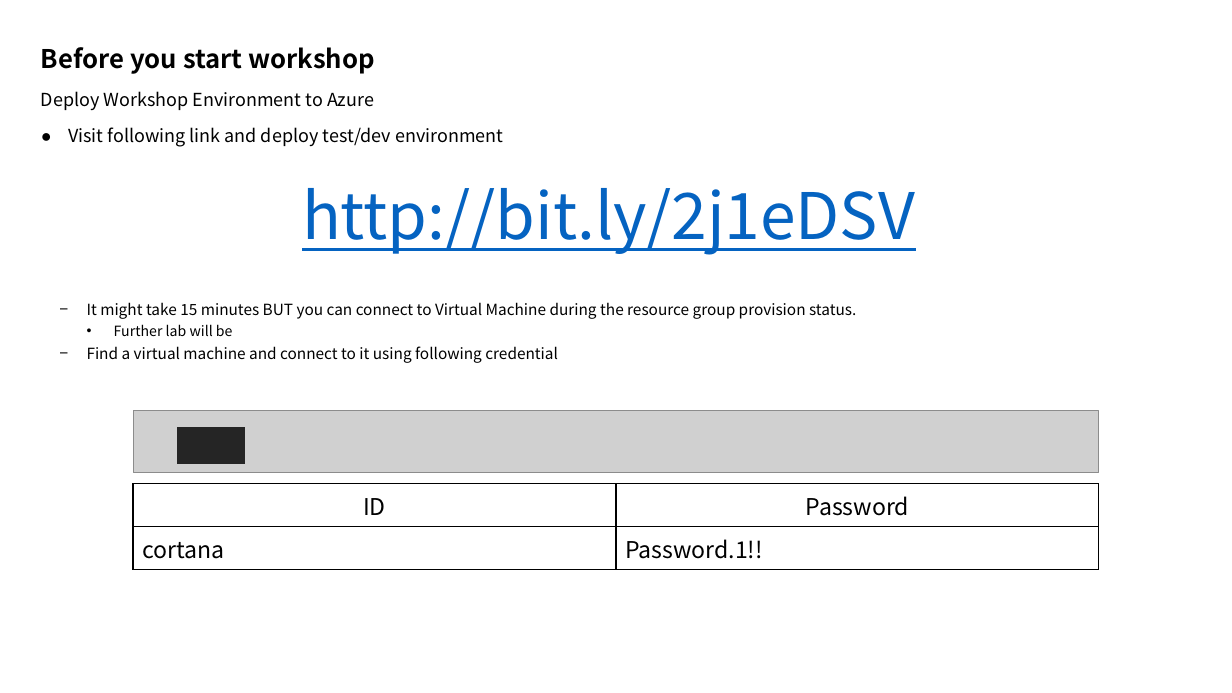
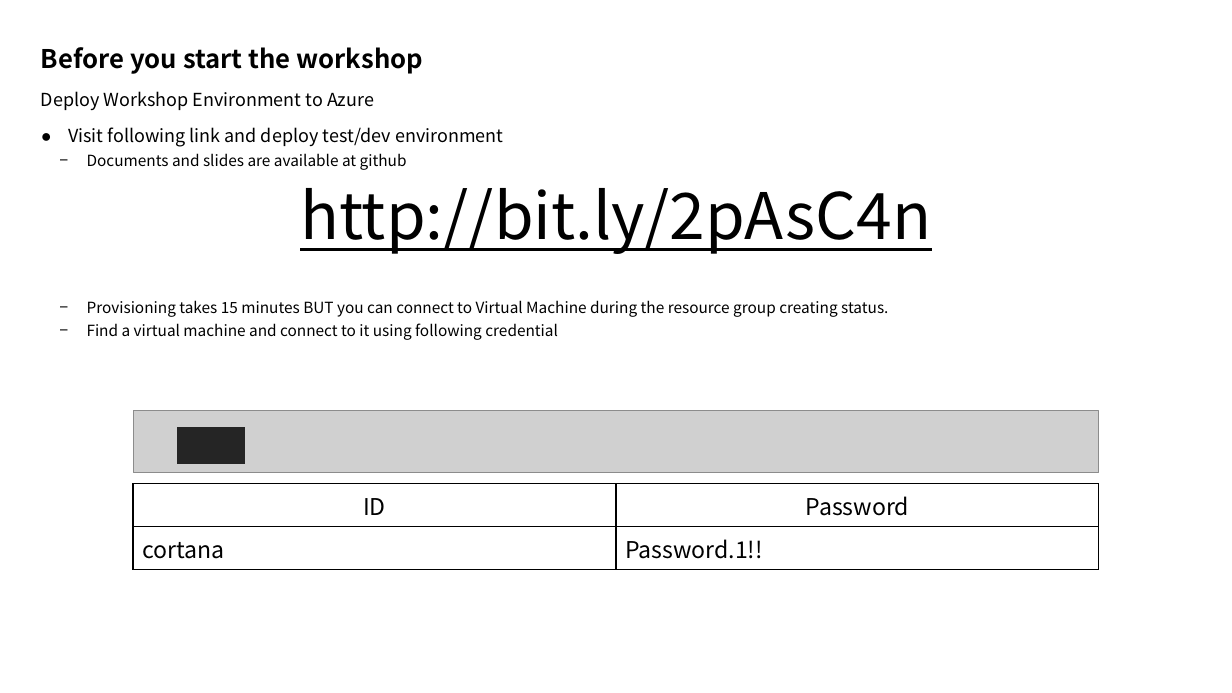
Before and after one commit to xlegend1024/CortanaIntelligenceSuiteWorkshopManual2Hrlong, a slide deck: slide 4 of Download/1. Worksop Scenario Overview.pptx. Drawn at 1232x693 pixels with LibreOffice and Linux fonts; fonts in the diff are those of the drawing; grey boxes stand for pictures. Boxes give left, top, right and bottom in pixels: in the first picture for what was removed or moved away, otherwise in the second. Text is boxed around its words. In the diff, an @@ line names an element or a change of style, - is before the commit and + after.

```diff
--- a/Download/1. Worksop Scenario Overview.pptx
+++ b/Download/1. Worksop Scenario Overview.pptx
@@ title at [41, 47, 423, 74]: text changed @@
-Before you start workshop
+Before you start the workshop
@@ text at [87, 153, 888, 317]: text changed @@
-  − It might take 15 minutes BUT you can connect to Virtual Machine during the resource group provision status.
-    • Further lab will be
+  − Documents and slides are available at github
+  − Provisioning takes 15 minutes BUT you can connect to Virtual Machine during the resource group creating status.
@@ text at [300, 188, 931, 254]: text changed; text colour #0563C1 to #000000 @@
-http://bit.ly/2j1eDSV
+http://bit.ly/2pAsC4n
```
Also in this commit, not shown: 9 other slides changed, 6 slides added, 2 slides removed, 1 other file.
